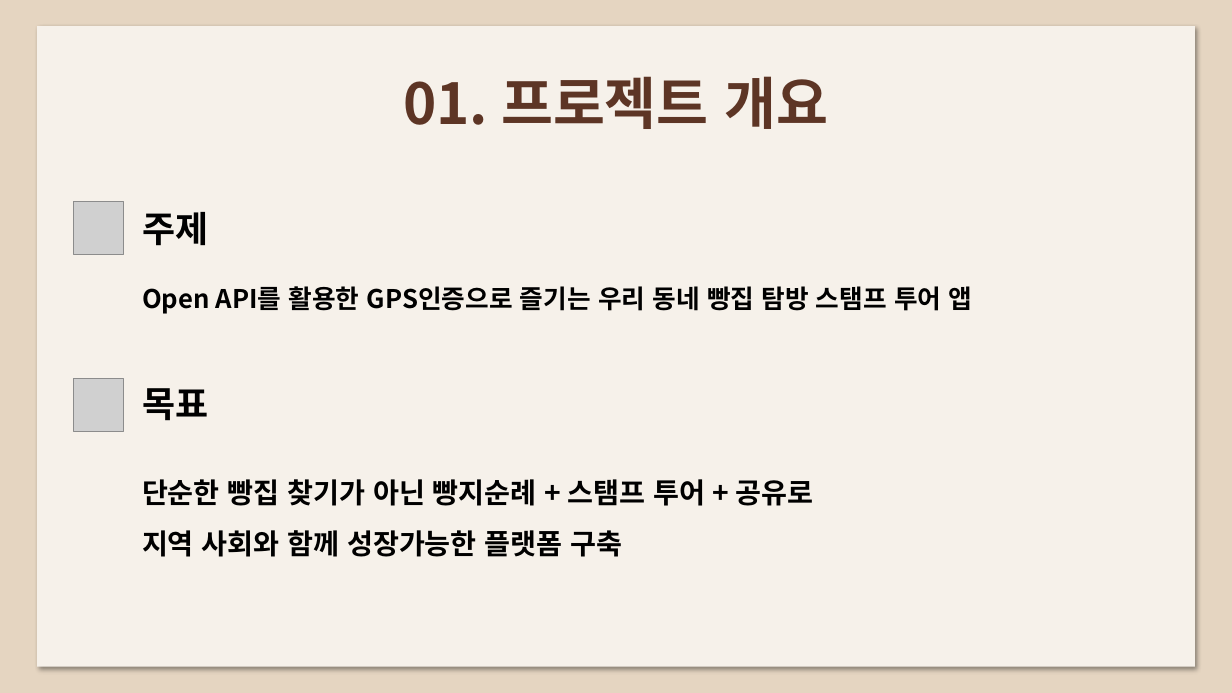
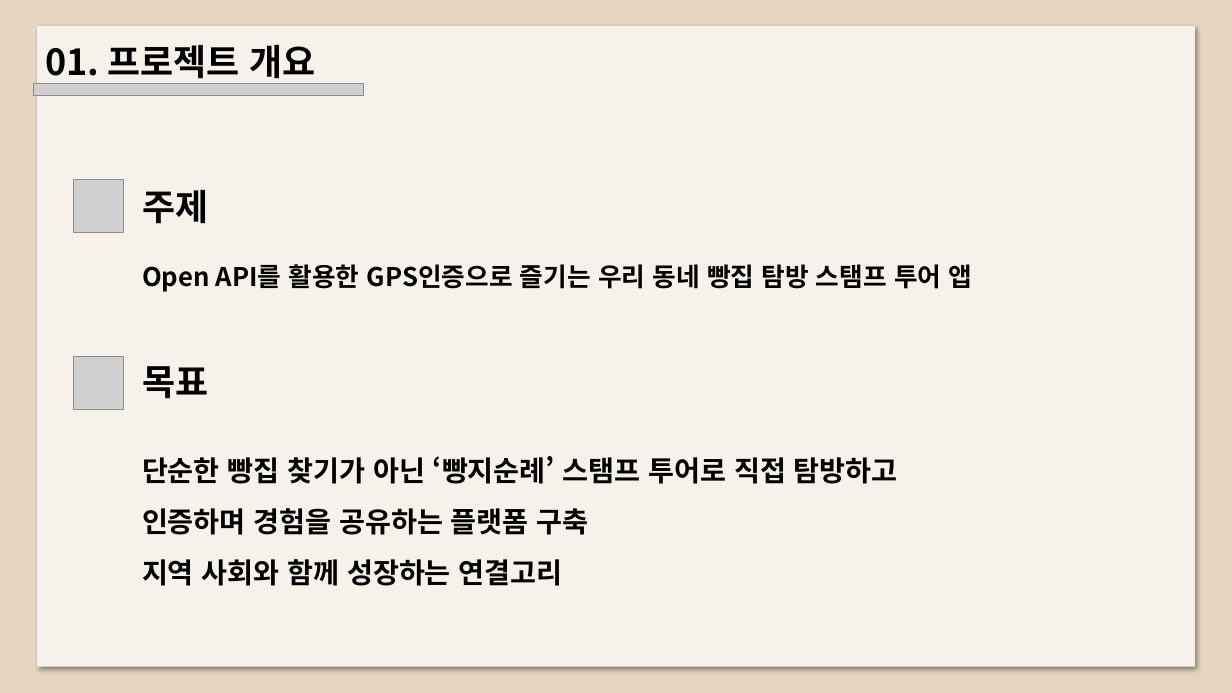
Before and after one commit to jflower52/portfolio, a slide deck: slide 4 of report/todayhanbbang.pptx. Drawn at 1232x693 pixels with LibreOffice and Linux fonts; fonts in the diff are those of the drawing; grey boxes stand for pictures. Boxes give left, top, right and bottom in pixels: in the first picture for what was removed or moved away, otherwise in the second. Text is boxed around its words. In the diff, an @@ line names an element or a change of style, - is before the commit and + after.

```diff
--- a/report/todayhanbbang.pptx
+++ b/report/todayhanbbang.pptx
@@ text "01. 프로젝트 개요": place and size @@
-text "01. 프로젝트 개요" at box(403, 76, 829, 129)
+text "01. 프로젝트 개요" at box(46, 45, 316, 84)
@@ text "01. 프로젝트 개요" at box(46, 45, 316, 84): size 44 to 28 pt, text colour #5D3525 to #000000; alignment centre to left @@
@@ picture added at box(34, 84, 364, 95) @@
@@ picture: place and size @@
-picture at box(74, 201, 124, 254)
+picture at box(74, 179, 124, 232)
@@ text "주제": place and size @@
-text "주제" at box(142, 212, 973, 557)
+text "주제" at box(142, 190, 973, 586)
@@ picture: place and size @@
-picture at box(74, 379, 124, 432)
+picture at box(74, 357, 124, 409)
@@ text at box(142, 456, 898, 586): text changed @@
-단순한 빵집 찾기가 아닌 빵지순례 + 스탬프 투어 + 공유로
-지역 사회와 함께 성장가능한 플랫폼 구축
+단순한 빵집 찾기가 아닌 ‘빵지순례’ 스탬프 투어로 직접 탐방하고
+인증하며 경험을 공유하는 플랫폼 구축
+지역 사회와 함께 성장하는 연결고리
```
Also in this commit, not shown: 21 other slides changed, 9 slides added, 10 slides removed, 1 other file.
